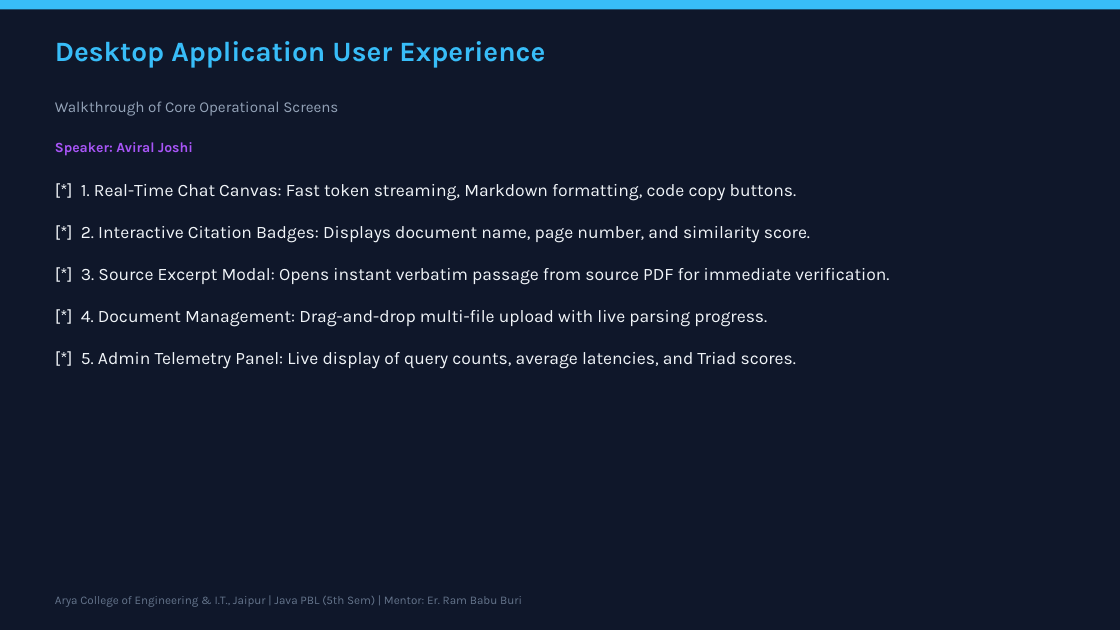
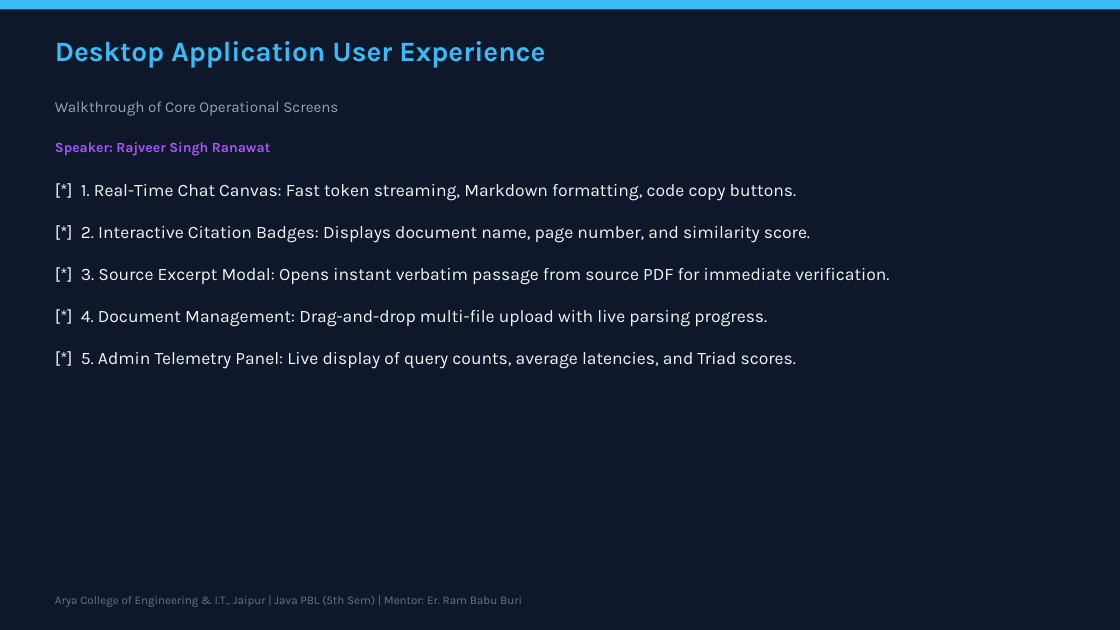
Before and after one commit to shauryadixit005-lab/RAG_Project, a slide deck: slide 12 of submission_reports/DocuQuery_AI_Presentation.pptx. Drawn at 1120x630 pixels with LibreOffice and Linux fonts; fonts in the diff are those of the drawing. Boxes give left, top, right and bottom in pixels: in the first picture for what was removed or moved away, otherwise in the second. Text is boxed around its words. In the diff, an @@ line names an element or a change of style, - is before the commit and + after.

```diff
--- a/submission_reports/DocuQuery_AI_Presentation.pptx
+++ b/submission_reports/DocuQuery_AI_Presentation.pptx
@@ text at (55, 142, 270, 156): text changed @@
-Speaker: Aviral Joshi
+Speaker: Rajveer Singh Ranawat
```
Also in this commit, not shown: 14 other slides changed, 21 other files.
